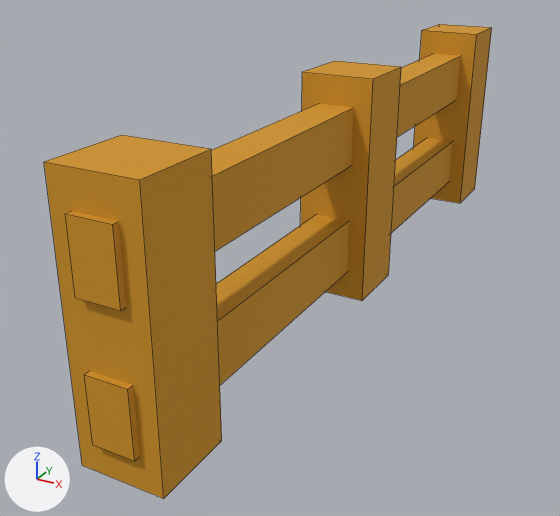
One commit to the Blender file Roll a Bot/Assets/Blender Files/Fence/Blend/Fence.blend: the scene before it, then after it.
Before and after are seen from a 50 mm camera at (2.71, -6.22, 2.19) aimed at (-0.41, -0.55, -0.64). The lights are fixed; the arrows at lower left show +X, +Y and +Z. Mesh edges are drawn as thin lines.

The scene before the commit, as lines of its bpy script (objects in view):
```python
me_cube = bpy.data.meshes.new('Cube')
me_cube.from_pydata(...)  # a box spanning x -0.32..0.32, y -0.32..0.32, z -1.0..1.0; a box spanning x -0.32..0.32, y 2.68..3.32, z -1.0..1.0; a box spanning x -0.32..0.32, y -3.32..-2.68, z -1.0..1.0; a box spanning x -0.16..0.16, y -3.37..3.37, z 0.25..0.75; a box spanning x -0.16..0.16, y -3.37..3.37, z -0.75..-0.25
me_cube.materials.append(mat_fence_v1)  # picture img_fence_v1_texture_1_png
ob_cube = bpy.data.objects.new('Cube', me_cube)
ob_cube.location = (0.0, 0.0, 0.0)
```
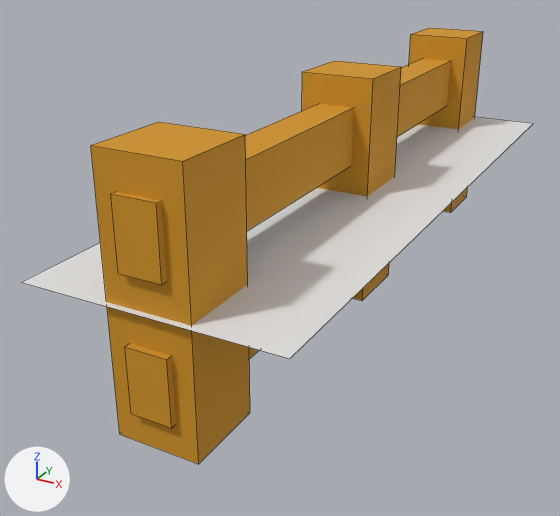
The change, as JSON lines over the scene's bpy script:
```json
{"block": "me_cube", "where": "me_cube.from_pydata(...)  # 40 vertices, 30 faces; spans x -0.32..0.32, y -3.37..3.37, z -1.0..1.0"}
{"block": "me_cube", "where": "# used by ob_cube; location = (0.0, 0.0, 0.0)"}
{"block": "me_cube", "change": "me_cube part 1: the loose piece of 8 vertices spanning x -0.32..0.32, y 2.68..3.32, z -1.0..1.0 is moved by (0.0, -0.37, 0.0)"}
{"block": "me_cube", "change": "me_cube part 2: the loose piece of 8 vertices spanning x -0.32..0.32, y -3.32..-2.68, z -1.0..1.0 is moved by (0.0, 0.37, 0.0)"}
{"block": "me_cube", "change": "me_cube part 3: the loose piece of 8 vertices spanning x -0.16..0.16, y -3.37..3.37, z 0.25..0.75 is scaled about its middle by (1, 0.891, 1)"}
{"block": "me_cube", "change": "me_cube part 4: the loose piece of 8 vertices spanning x -0.16..0.16, y -3.37..3.37, z -0.75..-0.25 is scaled about its middle by (1, 0.891, 1)"}
{"op": "add", "block": "me_plane", "code": ["me_plane = bpy.data.meshes.new('Plane')", "me_plane.from_pydata([(-1.0, -3.0, 0.0), (1.0, -3.0, 0.0), (-1.0, 3.0, 0.0), (1.0, 3.0, 0.0)], [], [(0, 1, 3, 2)])"]}
{"op": "add", "block": "ob_plane", "code": ["ob_plane = bpy.data.objects.new('Plane', me_plane)", "ob_plane.location = (0.0, 0.0, 0.0)"]}
```

What differs and where, as boxes (x1, y1, x2, y2) in the pictures (560 x 516 px; the box of a moved part takes in the faces that stretch with it):
```json
{"object": "Cube", "change": "reshaped", "before": [44, 24, 492, 499], "after": [91, 28, 483, 464], "on screen": "12% narrower, 8% shorter"}
{"object": "Plane", "change": "added", "after": [22, 117, 533, 358]}
{"part": 1, "of": "me_cube", "change": "moved or reshaped", "before": [414, 24, 492, 203], "after": [409, 28, 483, 212]}
{"part": 2, "of": "me_cube", "change": "moved or reshaped", "before": [44, 135, 222, 499], "after": [91, 122, 250, 464]}
{"part": 3, "of": "me_cube", "change": "moved or reshaped", "before": [66, 54, 461, 311], "after": [111, 58, 451, 285]}
{"part": 4, "of": "me_cube", "change": "moved or reshaped", "before": [85, 138, 453, 461], "after": [125, 343, 259, 428]}
```
